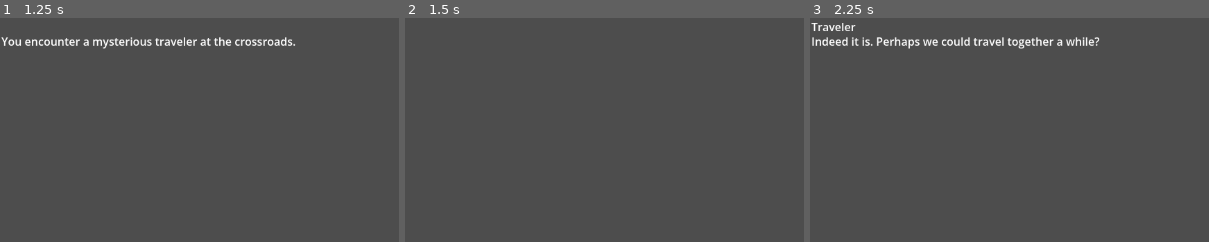
Above: before the commit, frames 1-3 (left to right).
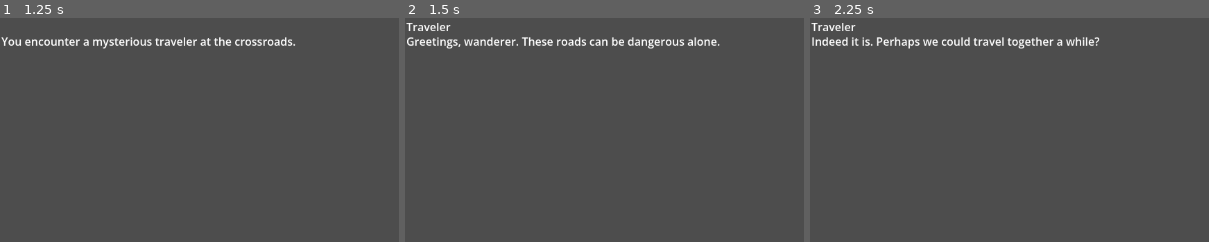
Above: after the commit, the same moments.

Repository: DYNOPUNCH/Super-Yarnbox
Game: Godot game, scene res://Main.tscn
Two runs of this game, one before a commit and one after it. Both use one fixed random seed, a clock stepped at 60 frames per second and the inputs below.
Inputs:
- Up to frame 1 (1.25 s): tap Enter at 0.5 s; tap Z (Accept) at 0.6 s
- Up to frame 2 (1.5 s): tap Z (Accept) at 1.25, 1.35 s
- Up to frame 3 (2.25 s): tap Z (Accept) at 2, 2.1 s
The pictures show only the part of the screen within x 0-50%, y 0-50%; the shares and areas given below are measured in that part.

Frame 1 is identical in both runs. In frame 2, 1.8% of the frame differs, in the area x 0-79%, y 2-14%; in frame 3, nothing differs.

Commit message:
refined speaker and dialogue functions and removed text stutter

Diff:
--- a/super-yarnbox/yarnbox_runner.gd
+++ b/super-yarnbox/yarnbox_runner.gd
@@ -164,7 +164,7 @@
 		if line[i] == "\t":
 			indent += 1
 		elif line[i] == " ":
-			indent += 0.25  # if 4 spaces = 1 indent
+			indent += 0.25
 		else:
 			break
 
@@ -207,8 +207,6 @@
 # Increments index marker and manages question history blocks
 func continueLine():
 	# Clear character name and dialogue.
-	characterName = ""
-	dialogue = ""
 	markerIndex += 1
 
 	# If there is a question history block then update that too
@@ -325,6 +323,18 @@
 func getQuestions():
 	return questionsArray
 
+# Returns number of questions
+func getQuestionCount():
+	return questionsArray.size()
+
+# Returns who is speaking
+func getSpeaker():
+	return characterName
+
+# Returns the current dialogue
+func getDialogue():
+	return dialogue
+
 # Submits returned question for the engine
 func chooseQuestion(chooseIndex):
 	if(questionsArray.size() == 0):
@@ -349,6 +359,7 @@
 
 # The brains of the operation. This runs the loaded in dialog.
 func runDialogue():
+
 	var line = dataArray[markerIndex]
 
 	match(currentNodeState):
@@ -371,6 +382,8 @@
 			# Detect a line with a name.
 			if(line.contains(":") && !line.containsn("title")):
 				splitLine = line.split(":", true, 0)
+				characterName = ""
+				dialogue = ""
 				characterName = splitLine[0].strip_edges()
 				dialogue = splitLine[1].strip_edges()
 			# Detect a node's title.
@@ -472,6 +485,8 @@
 				processQuestions()
 			# Default behavior. Just print the darn thing.
 			else:
+				characterName = ""
+				dialogue = ""
 				dialogue = dataArray[markerIndex].strip_edges()
 
 		nodeState.CLOSING:
@@ -494,8 +509,8 @@
 func _process(_delta: float) -> void:
 
 	runDialogue()
-	label.text = dialogue
-	label_2.text = characterName
+	label.text = getDialogue()
+	label_2.text = getSpeaker()
 
 	if(Input.is_action_just_pressed("Accept")):
 		if(!isStopped()):
@@ -505,5 +520,7 @@
 
 	if(isStopped()):
 
+
+
 		if(Input.is_action_just_pressed("Accept")):
 			chooseQuestion(0)
